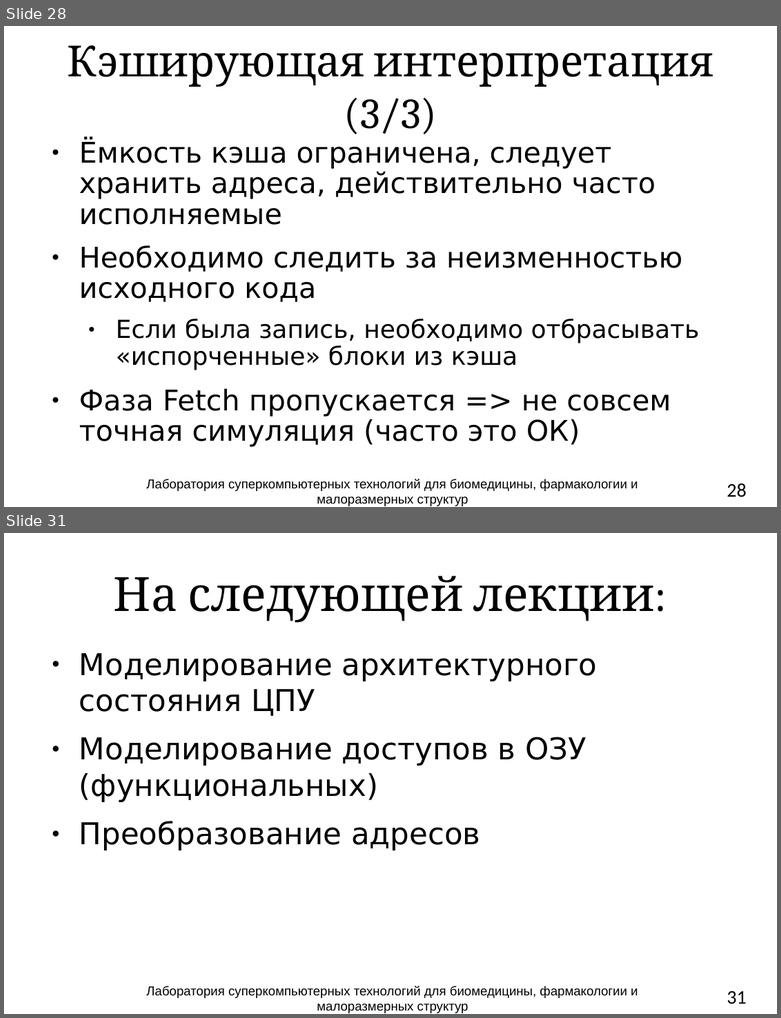
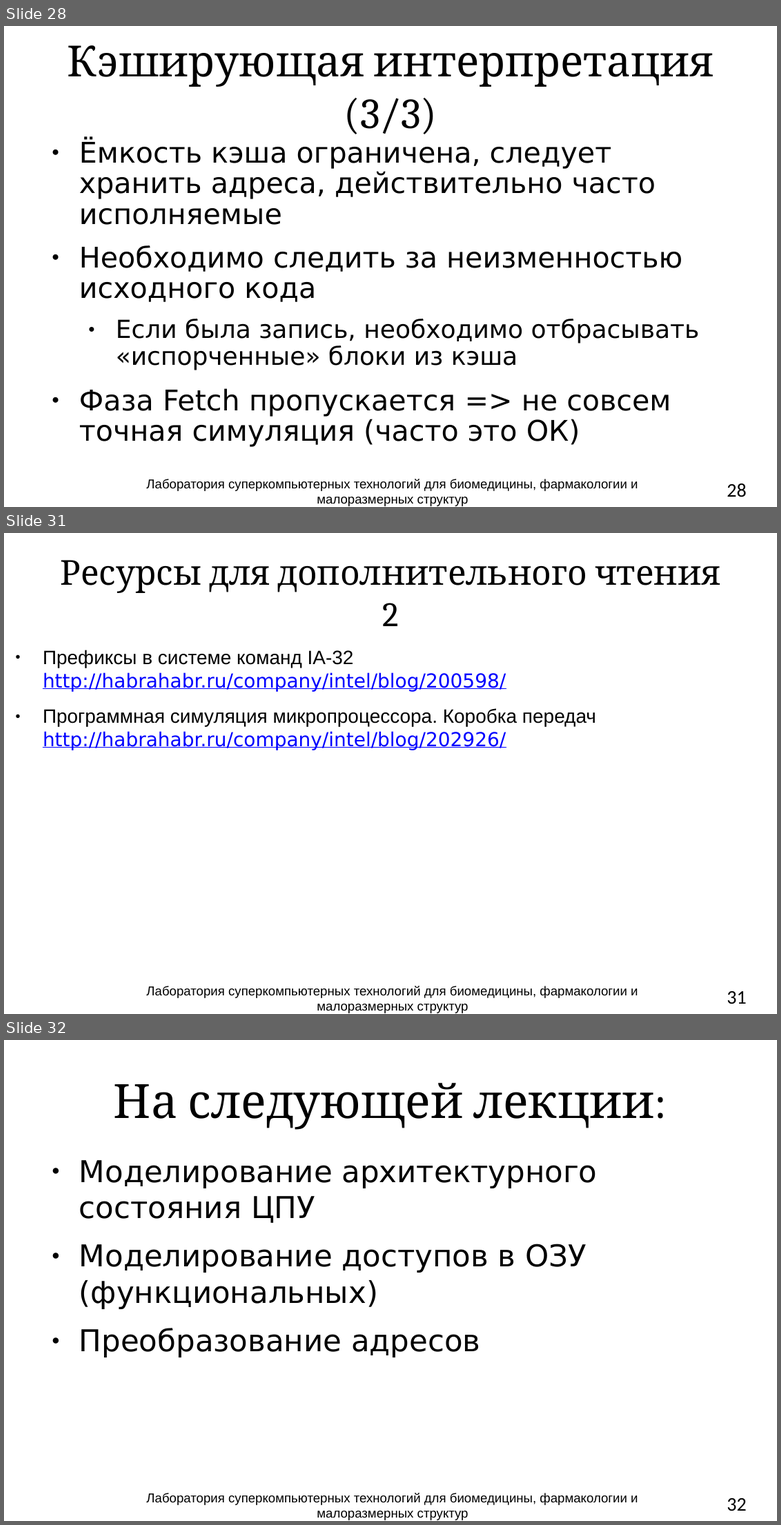
Before and after one commit to atakua/simlectures-archive, a slide deck: lecture03-cpu-interpretation/lecture03-cpu-interpretation.pptx. Shown one above the other, each under a label of ours: slides 28 and 31 before the commit, slides 28, 31 and 32 after it; the slides between them are not shown. The pictures are 781x1018 and 781x1525 pixels, drawn with LibreOffice and Linux fonts; fonts in the diff are those of the drawing; background and template pictures are left out. Boxes give left, top, right and bottom in pixels: in the first picture for what was removed or moved away, otherwise in the second. Text is boxed around its words. In the diff, an @@ line names an element or a change of style, - is before the commit and + after.

```diff
--- a/lecture03-cpu-interpretation/lecture03-cpu-interpretation.pptx
+++ b/lecture03-cpu-interpretation/lecture03-cpu-interpretation.pptx
@@ slide 31 added at [4, 533, 777, 1014], background #FFFFFF @@
@@ title added at [60, 560, 720, 626], 32 pt, text #000000 @@
+Ресурсы для дополнительного чтения 2
@@ text added at [43, 650, 596, 750], 18 pt, text #0000FF, underline @@
+● Префиксы в системе команд IA-32 http://habrahabr.ru/company/intel/blog/200598/
+● Программная симуляция микропроцессора. Коробка передач http://habrahabr.ru/company/intel/blog/202926/
@@ text added at [146, 986, 637, 1013], 12 pt, text #000000 @@
+Лаборатория суперкомпьютерных технологий для биомедицины, фармакологии и малоразмерных структур
@@ page number added at [726, 991, 746, 1004], 18 pt, text #000000 @@
+31
@@ what was slide 31 is now slide 32 @@
@@ page number at [726, 1498, 746, 1511]: text changed @@
-31
+32
```
Also in this commit, not shown: 15 slides changed, 2 other slides added, 2 slides removed.
